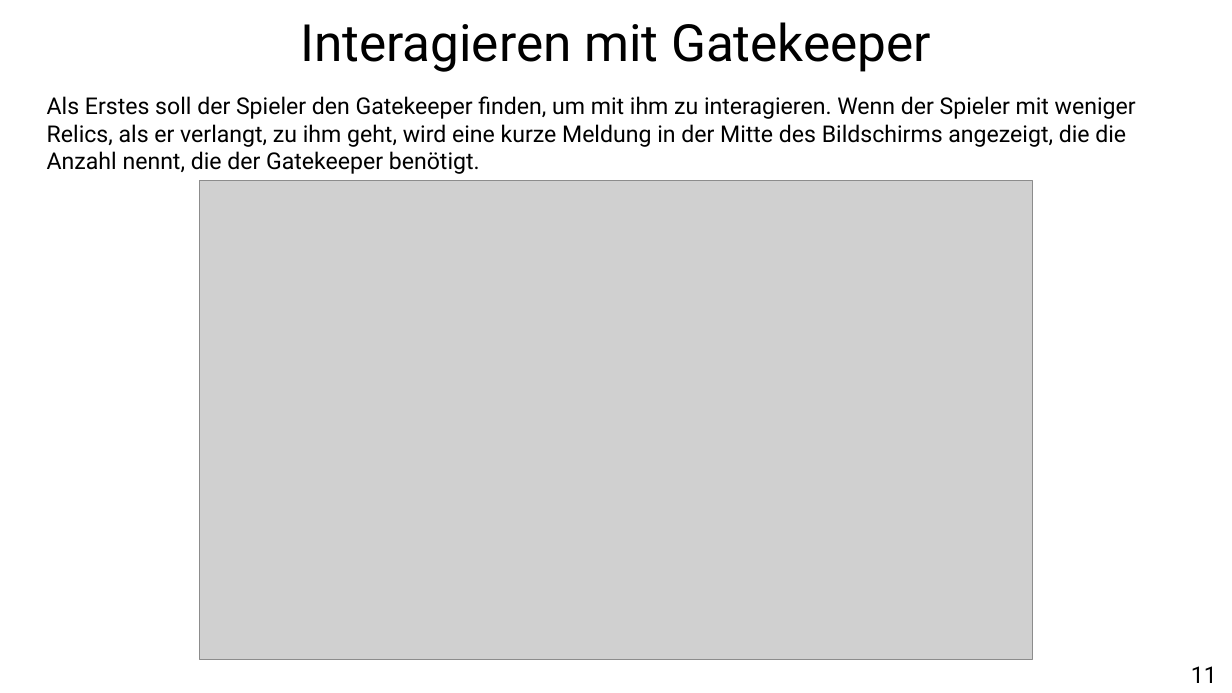
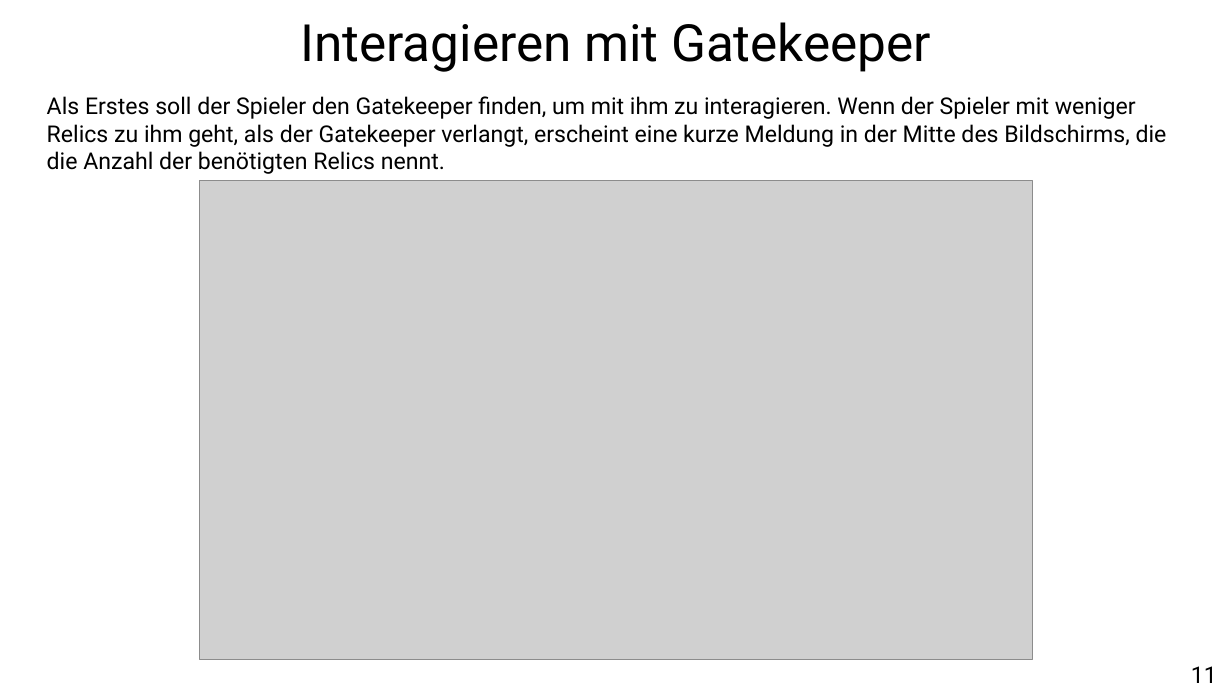
Before and after one commit to retroBattleDevs/retroBattle, a slide deck: slide 11 of etc/presentation/RetroBattle_Presentation.pptx. Drawn at 1232x693 pixels with LibreOffice and Linux fonts; fonts in the diff are those of the drawing; grey boxes stand for pictures. Boxes give left, top, right and bottom in pixels: in the first picture for what was removed or moved away, otherwise in the second. Text is boxed around its words. In the diff, an @@ line names an element or a change of style, - is before the commit and + after.

```diff
--- a/etc/presentation/RetroBattle_Presentation.pptx
+++ b/etc/presentation/RetroBattle_Presentation.pptx
@@ text at bbox=[47, 96, 1167, 174]: text changed @@
-Als Erstes soll der Spieler den Gatekeeper finden, um mit ihm zu interagieren. Wenn der Spieler mit weniger Relics, als er verlangt, zu ihm geht, wird eine kurze Meldung in der Mitte des Bildschirms angezeigt, die die Anzahl nennt, die der Gatekeeper benötigt.
+Als Erstes soll der Spieler den Gatekeeper finden, um mit ihm zu interagieren. Wenn der Spieler mit weniger Relics zu ihm geht, als der Gatekeeper verlangt, erscheint eine kurze Meldung in der Mitte des Bildschirms, die die Anzahl der benötigten Relics nennt.
```
Also in this commit, not shown: 12 other slides changed, 9 other files.
